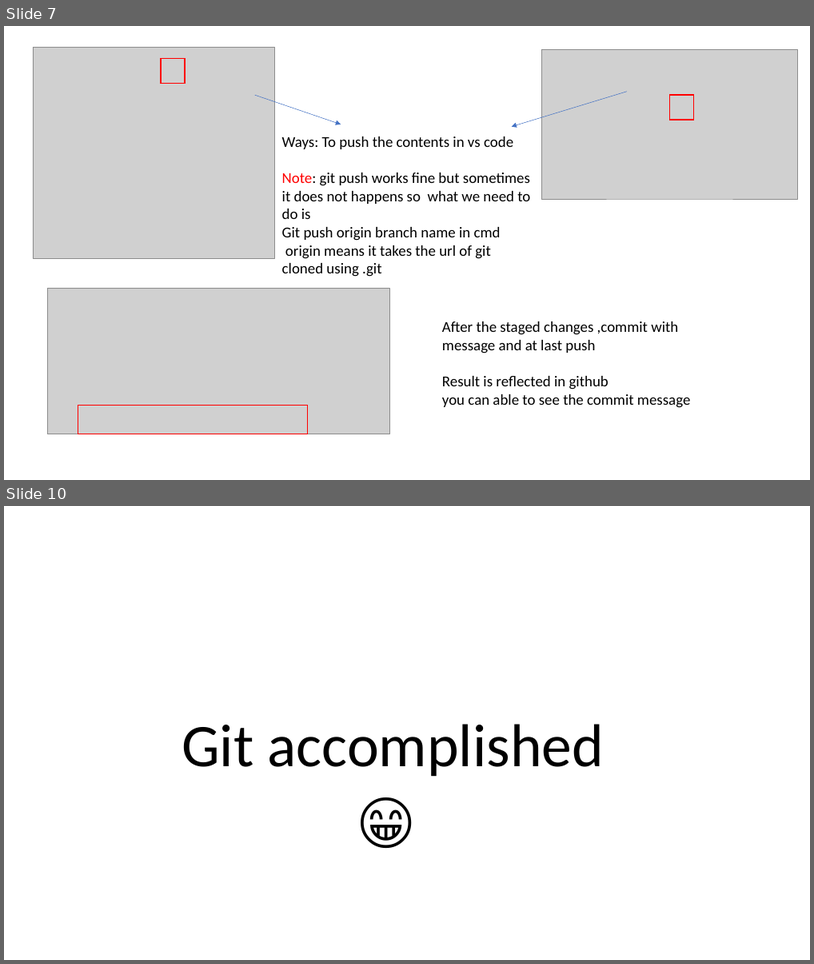
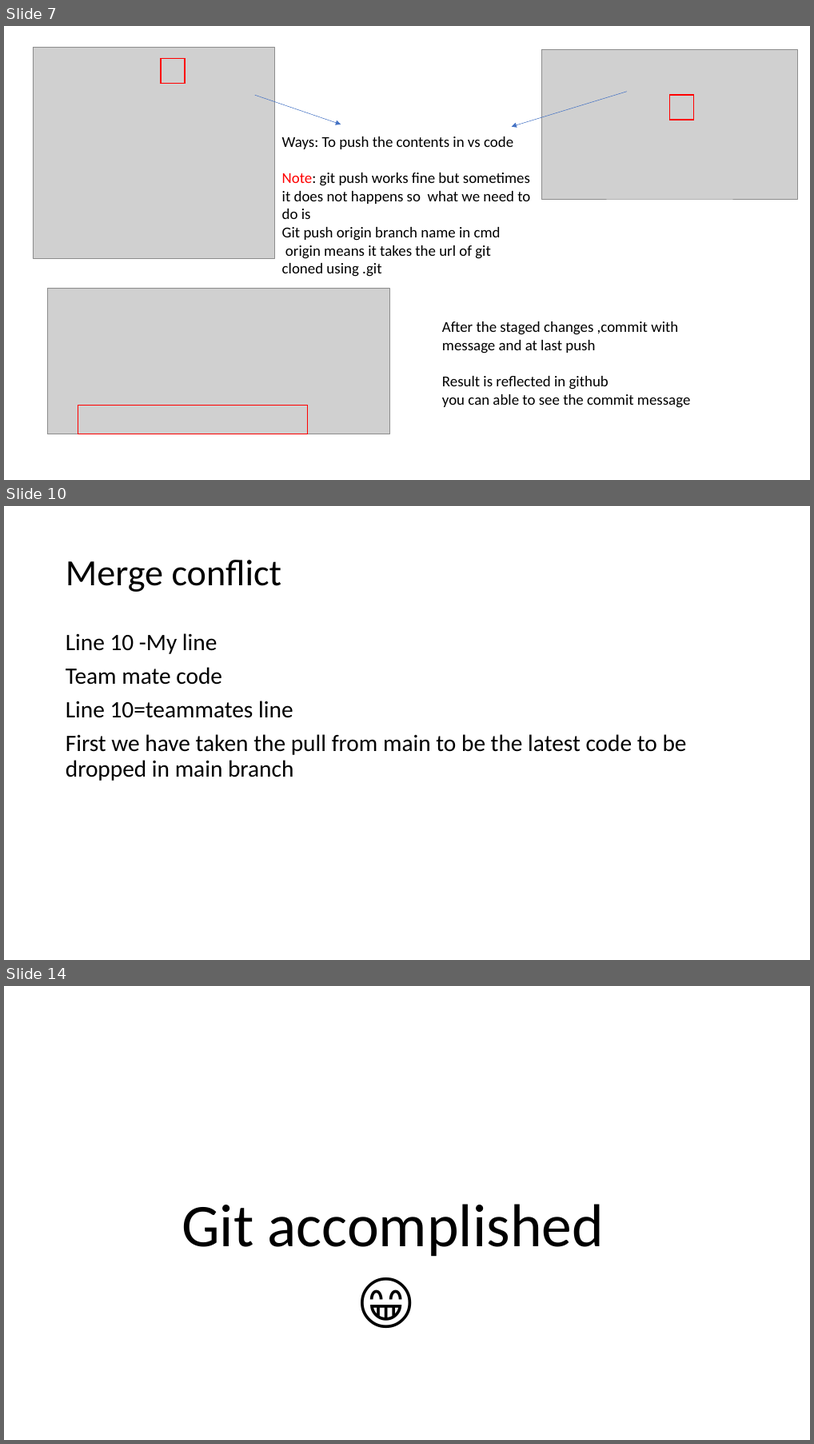
Before and after one commit to kselvan73/Gravity_seizer, a slide deck: Home_done_works/Documents/pptformats/LearningOfGit.pptx. Shown one above the other, each under a label of ours: slides 7 and 10 before the commit, slides 7, 10 and 14 after it; the slides between them are not shown. The pictures are 814x964 and 814x1444 pixels, drawn with LibreOffice and Linux fonts; fonts in the diff are those of the drawing; grey boxes stand for pictures. Boxes give left, top, right and bottom in pixels: in the first picture for what was removed or moved away, otherwise in the second. Text is boxed around its words. In the diff, an @@ line names an element or a change of style, - is before the commit and + after.

```diff
--- a/Home_done_works/Documents/pptformats/LearningOfGit.pptx
+++ b/Home_done_works/Documents/pptformats/LearningOfGit.pptx
@@ slide 10 added at (x1=4, y1=506, x2=810, y2=960), background #FFFFFF @@
@@ title added at (x1=66, y1=560, x2=282, y2=592), 44 pt, text #000000 @@
+Merge conflict
@@ text added at (x1=66, y1=633, x2=687, y2=780), 28 pt, text #000000 @@
+Line 10 -My line
+Team mate code
+Line 10=teammates line
+First we have taken the pull from main to be the latest code to be dropped in main branch
@@ what was slide 10 is now slide 14 @@
```
Also in this commit, not shown: 1 slide changed, 3 other slides added.
